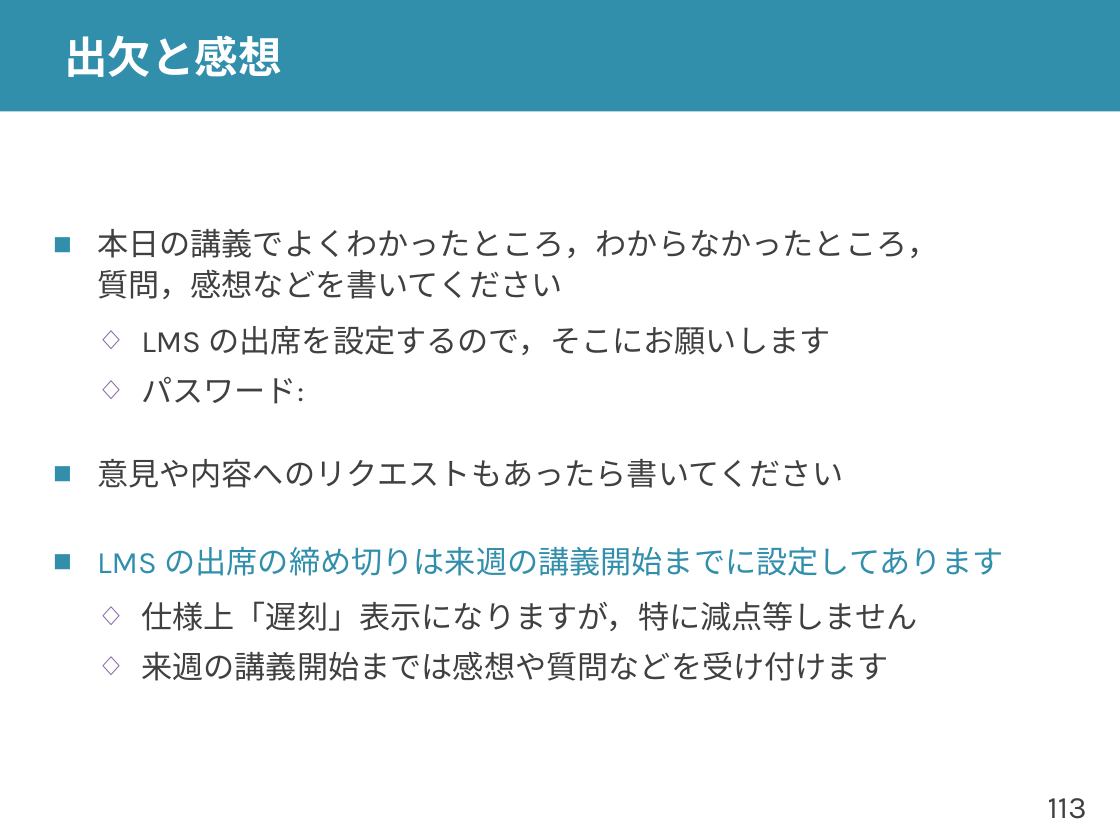
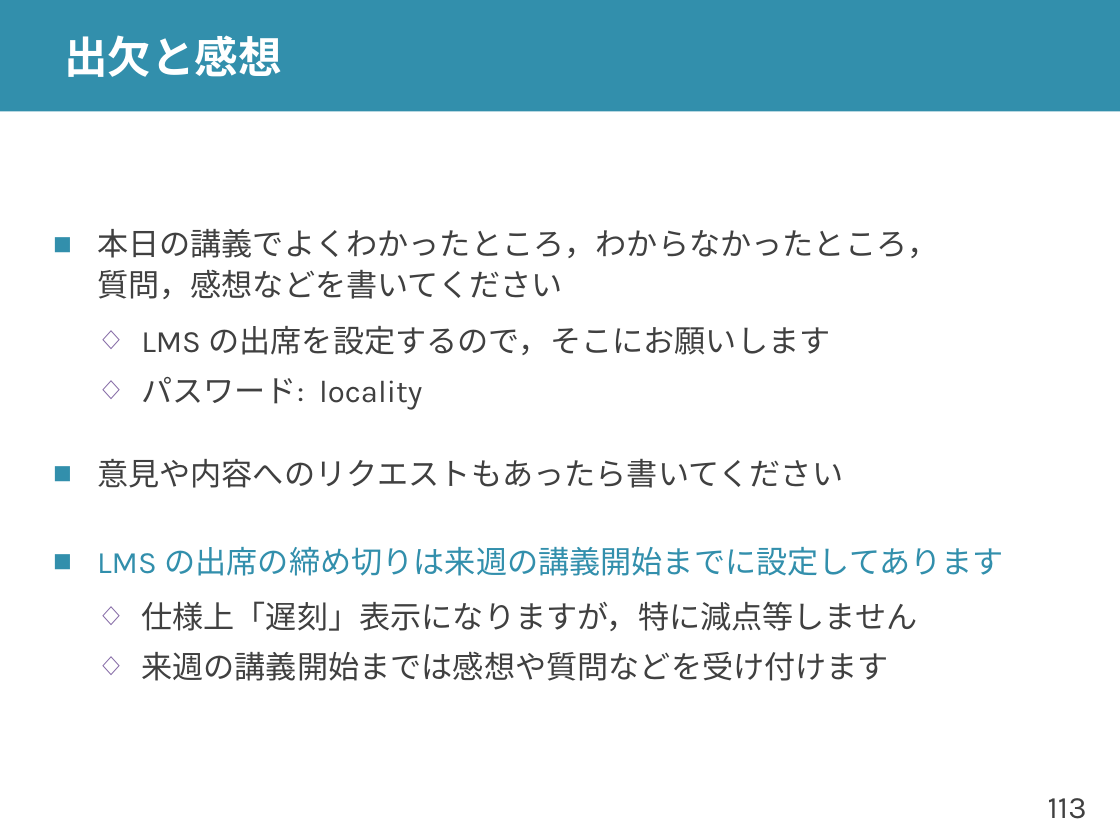
Before and after one commit to shioyadan/advanced-computer-organization, a slide deck: slide 113 of aco-shioya-12.pptx. Drawn at 1120x840 pixels with LibreOffice and Linux fonts; fonts in the diff are those of the drawing. Boxes give left, top, right and bottom in pixels: in the first picture for what was removed or moved away, otherwise in the second. Text is boxed around its words. In the diff, an @@ line names an element or a change of style, - is before the commit and + after.

```diff
--- a/aco-shioya-12.pptx
+++ b/aco-shioya-12.pptx
@@ text at (141,377,422,410): text changed @@
-  ◇ パスワード:
+  ◇ パスワード: locality
```
Also in this commit, not shown: 1 other slide changed, 2 other files.
